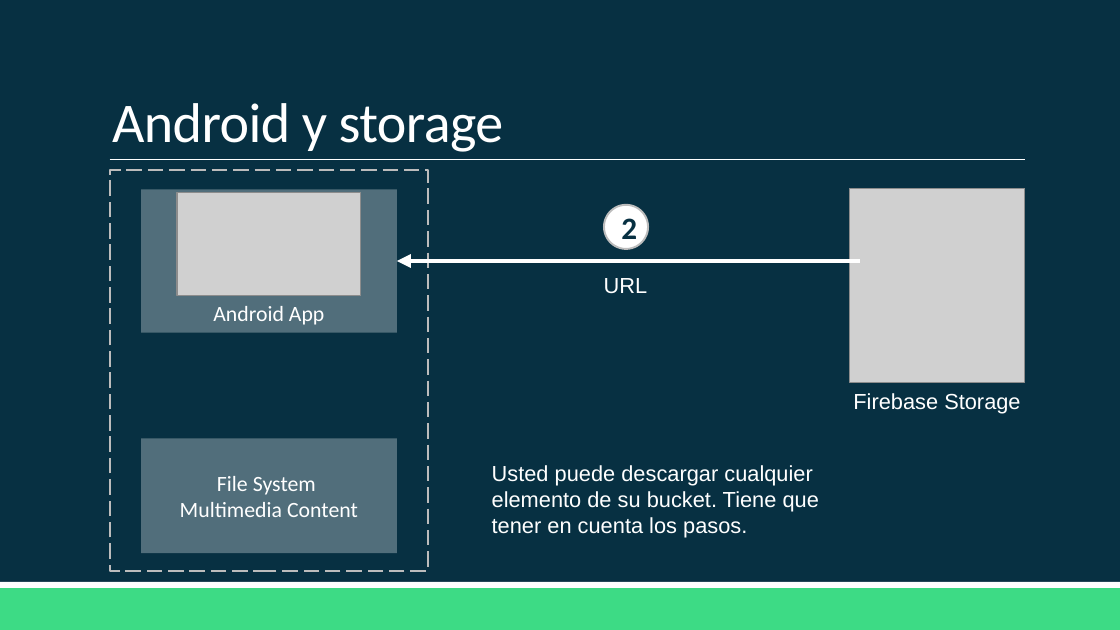
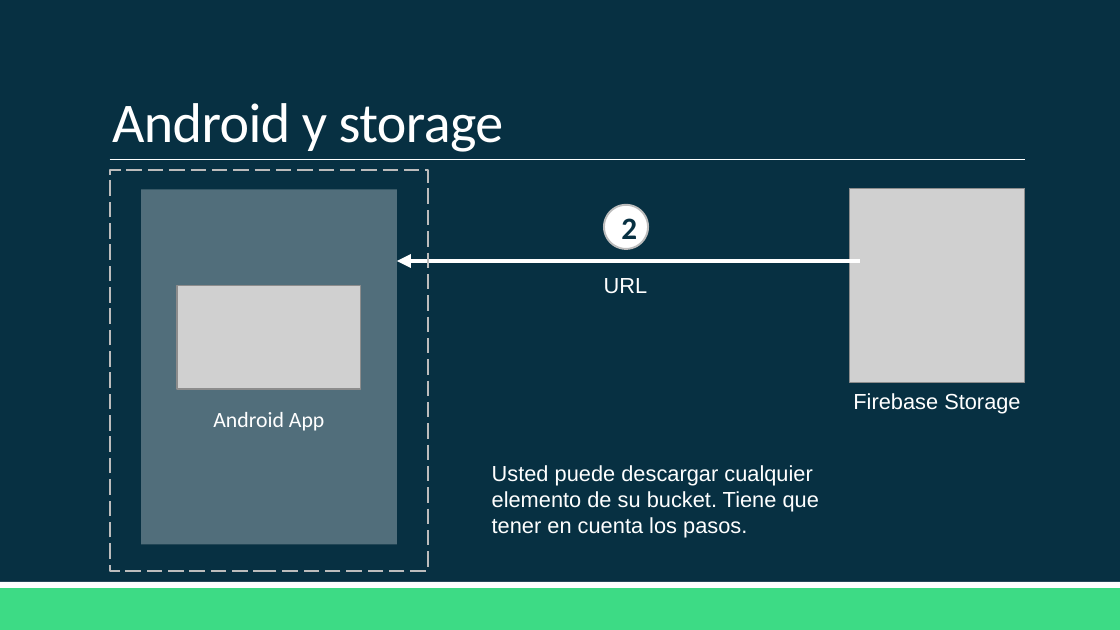
Before and after one commit to Domiciano/AppMoviles201, a slide deck: slide 14 of Clase 13/Clase 13.pptx. Drawn at 1120x630 pixels with LibreOffice and Linux fonts; fonts in the diff are those of the drawing; grey boxes stand for pictures. Boxes give left, top, right and bottom in pixels: in the first picture for what was removed or moved away, otherwise in the second. Text is boxed around its words. In the diff, an @@ line names an element or a change of style, - is before the commit and + after.

```diff
--- a/Clase 13/Clase 13.pptx
+++ b/Clase 13/Clase 13.pptx
@@ rectangle "Android App": place and size @@
-rectangle "Android App" at (141, 189, 396, 333)
+rectangle "Android App" at (141, 189, 396, 544)
@@ picture: place and size @@
-picture at (177, 193, 361, 296)
+picture at (177, 286, 361, 389)
@@ rectangle removed at (141, 438, 396, 552) @@
-File System
-Multimedia Content
```
Also in this commit, not shown: 7 other slides changed, 10 slides added.
